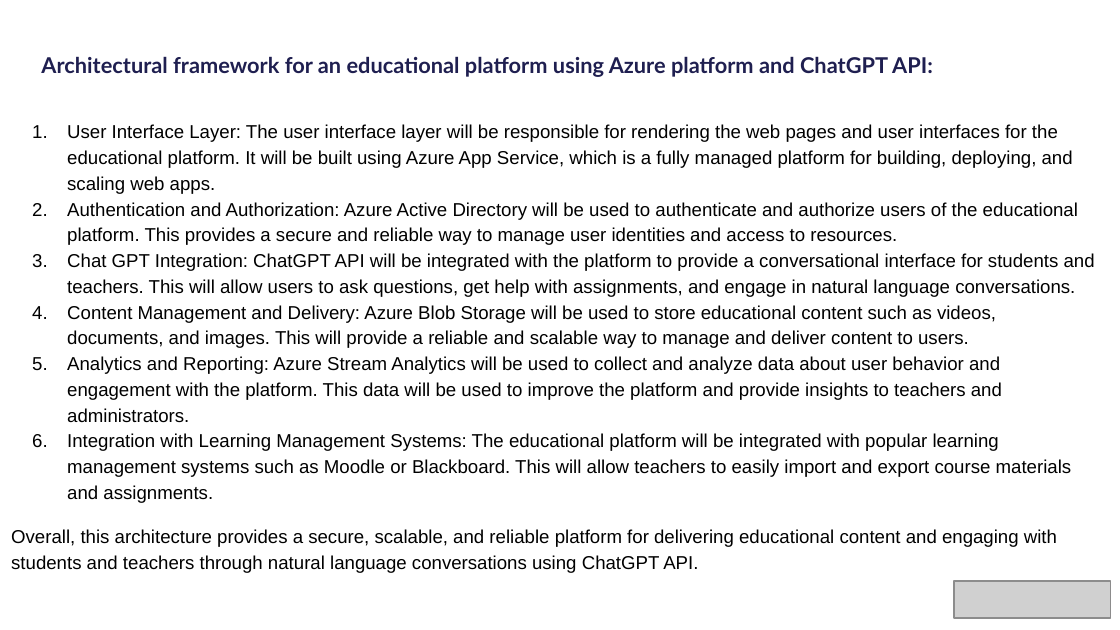
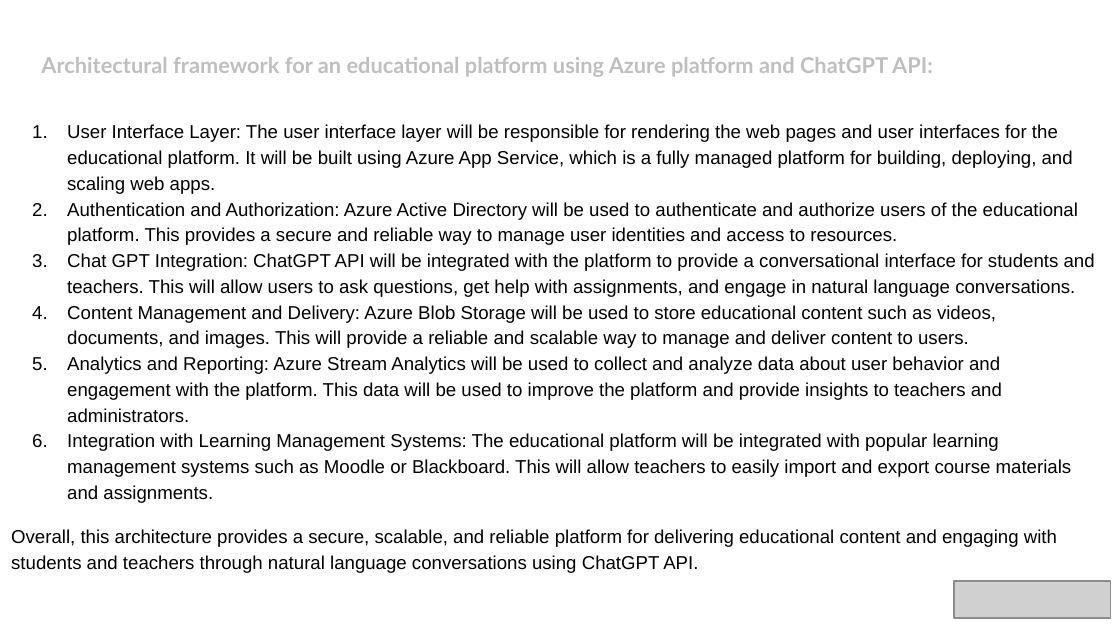
Before and after one commit to rajmanic15/sustainability-hackathon, a slide deck: slide 10 of idea/PLEDGE_TO_PROGRES_Microsoft_Sustainability.pptx (slide 11 before the commit). Drawn at 1120x630 pixels with LibreOffice and Linux fonts; fonts in the diff are those of the drawing; grey boxes stand for pictures; background and template pictures are left out. Boxes give left, top, right and bottom in pixels: in the first picture for what was removed or moved away, otherwise in the second. Text is boxed around its words. In the diff, an @@ line names an element or a change of style, - is before the commit and + after.

```diff
--- a/idea/PLEDGE_TO_PROGRES_Microsoft_Sustainability.pptx
+++ b/idea/PLEDGE_TO_PROGRES_Microsoft_Sustainability.pptx
@@ title "Architectural framework for an educational ..." at [41, 57, 933, 77]: text colour #1F1F50 to #BFBFBF @@
```
Also in this commit, not shown: 12 other slides changed, 2 slides added.
